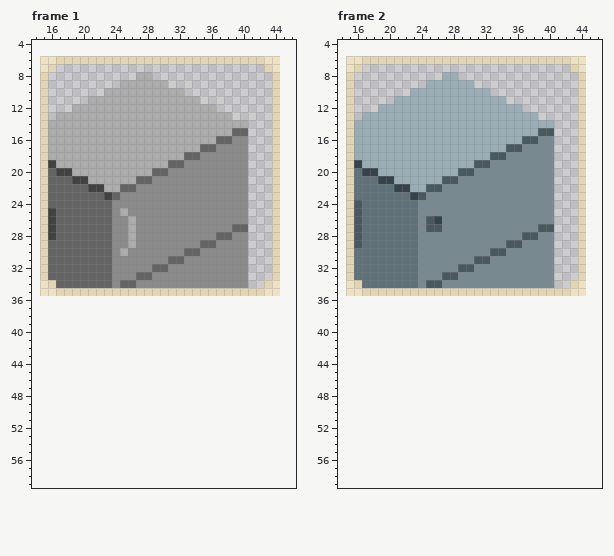
One commit to this pixel-art file: Assets/Sprites/Environment/Options/Furniture/.FridgeOption.aseprite. Above, as it was before the edit.
30x30 pixels, 3 frames. Shown: frame 1: x 14..46, y 4..59; frame 2: x 14..46, y 4..59. The old version is drawn lined up with the new one, on the new canvas. The commit also changed other frames, which this record leaves out.
Once edited:
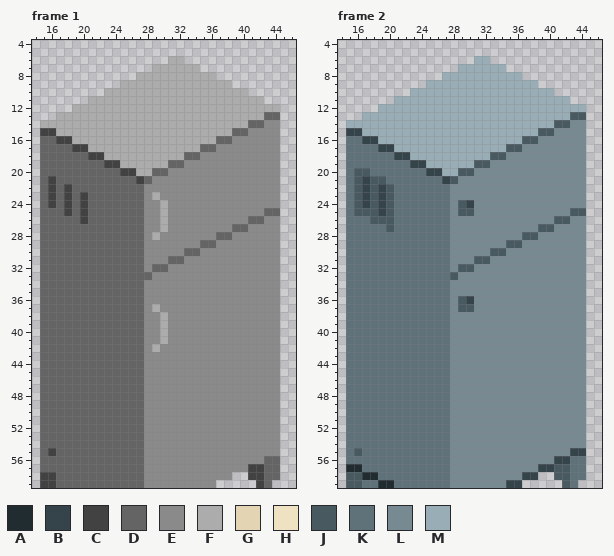
Palette (. is transparent): A #212c31  B #35444a  C #424242  D #646464  E #8a8a8a  F #acacac  G #e3d5b3  H #eee2c3  J #485960  K #5f7279  L #788a91  M #98adb5
Difference:
canvas 30x30 -> 60x60, the old top-left corner now at 15,6
Changed rows in their new state; - is an unchanged pixel.
Frame 1:
first column x 15:
 6 ................FF............
 7 ..------------FFFFFF--------..
 8 .-------------FFFFFFFF-------.
 9 .---------------FFFFFFFF-----.
10 .-----------------FFFFFFFF---.
11 .-------------------FFFFFFFF-.
12 .---------------------FFFFFFFF
13 .-----------------------FFFFDD
14 F-------------------------DDEE
15 CC------------------------EEEE
16 DDCC----------------------EEEE
17 DDDDCC--------------------EEEE
18 DDDDDDCC------------------EEEE
19 DDDDDDDDCC----------------EEEE
20 D-DDDDDDDDCC--------------EEEE
21 DC--DDDDDDDDC-------------EEEE
22 DC-C--DDDD--D-------------EEEE
23 DC-C-C--D-DDD-F-----------EEEE
24 DC-C-C---DDDD--F----------EEEE
25 DD-C-C---DDDD--F----------EEDD
26 DD---C---DDDD--F----------DDEE
27 DD-------DDDD--F----------EEEE
28 DD-------DDDD-F-----------EEEE
29 D--------DDDD-------------EEEE
30 D--------DDDD-------------EEEE
31 D--------DDDD-------------EEEE
32 D--------DDDD-------------EEEE
33 D--------DDD--------------EEEE
34 DD-------D--D-------------EEEE
35 DDDDDDDDDDDDDEEEEEEEEEEEEEEEEE
36 DDDDDDDDDDDDDEEEEEEEEEEEEEEEEE
37 DDDDDDDDDDDDDEFEEEEEEEEEEEEEEE
38 DDDDDDDDDDDDDEEFEEEEEEEEEEEEEE
39 DDDDDDDDDDDDDEEFEEEEEEEEEEEEEE
40 DDDDDDDDDDDDDEEFEEEEEEEEEEEEEE
41 DDDDDDDDDDDDDEEFEEEEEEEEEEEEEE
42 DDDDDDDDDDDDDEFEEEEEEEEEEEEEEE
43 DDDDDDDDDDDDDEEEEEEEEEEEEEEEEE
44 DDDDDDDDDDDDDEEEEEEEEEEEEEEEEE
45 DDDDDDDDDDDDDEEEEEEEEEEEEEEEEE
46 DDDDDDDDDDDDDEEEEEEEEEEEEEEEEE
47 DDDDDDDDDDDDDEEEEEEEEEEEEEEEEE
48 DDDDDDDDDDDDDEEEEEEEEEEEEEEEEE
49 DDDDDDDDDDDDDEEEEEEEEEEEEEEEEE
50 DDDDDDDDDDDDDEEEEEEEEEEEEEEEEE
51 DDDDDDDDDDDDDEEEEEEEEEEEEEEEEE
52 DDDDDDDDDDDDDEEEEEEEEEEEEEEEEE
53 DDDDDDDDDDDDDEEEEEEEEEEEEEEEEE
54 DDDDDDDDDDDDDEEEEEEEEEEEEEEEEE
55 DCDDDDDDDDDDDEEEEEEEEEEEEEEEEE
56 DDDDDDDDDDDDDEEEEEEEEEEEEEEEDD
57 DDDDDDDDDDDDDEEEEEEEEEEEEECCDD
58 CCDDDDDDDDDDDEEEEEEEEEEE--CCDD
59 CCDDDDDDDDDDDEEEEEEEEE-----CD-
Frame 2:
first column x 15:
 6 ................MM............
 7 ..------------MMMMMM--------..
 8 .-------------MMMMMMMM-------.
 9 .---------------MMMMMMMM-----.
10 .-----------------MMMMMMMM---.
11 .-------------------MMMMMMMM-.
12 .---------------------MMMMMMMM
13 .-----------------------MMMMJJ
14 M-------------------------JJLL
15 BB------------------------LLLL
16 KKBB----------------------LLLL
17 KKKKBB--------------------LLLL
18 KKKKKKBB------------------LLLL
19 KKKKKKKKBB----------------LLLL
20 KJJKKKKKKKBB--------------LLLL
21 KJBJJKKKKKKKB-------------LLLL
22 KJBJBJKKKKKKK-------------LLLL
23 KJBJBJ--KKKKK-------------LLLL
24 K-BJBJ---KKKK-JB----------LLLL
25 K-JJBJ---KKKK-JJ----------LLJJ
26 KK-JJJ---KKKK-------------JJLL
27 KK---J---KKKK-------------LLLL
28 KK-------KKKK-------------LLLL
29 KK-------KKKK-------------LLLL
30 K--------KKKK-------------LLLL
31 K--------KKKK-------------LLLL
32 K--------KKKK-------------LLLL
33 K--------KKKK-------------LLLL
34 KK-------KKKK-------------LLLL
35 KKKKKKKKKKKKKLLLLLLLLLLLLLLLLL
36 KKKKKKKKKKKKKLJBLLLLLLLLLLLLLL
37 KKKKKKKKKKKKKLJJLLLLLLLLLLLLLL
38 KKKKKKKKKKKKKLLLLLLLLLLLLLLLLL
39 KKKKKKKKKKKKKLLLLLLLLLLLLLLLLL
40 KKKKKKKKKKKKKLLLLLLLLLLLLLLLLL
41 KKKKKKKKKKKKKLLLLLLLLLLLLLLLLL
42 KKKKKKKKKKKKKLLLLLLLLLLLLLLLLL
43 KKKKKKKKKKKKKLLLLLLLLLLLLLLLLL
44 KKKKKKKKKKKKKLLLLLLLLLLLLLLLLL
45 KKKKKKKKKKKKKLLLLLLLLLLLLLLLLL
46 KKKKKKKKKKKKKLLLLLLLLLLLLLLLLL
47 KKKKKKKKKKKKKLLLLLLLLLLLLLLLLL
48 KKKKKKKKKKKKKLLLLLLLLLLLLLLLLL
49 KKKKKKKKKKKKKLLLLLLLLLLLLLLLLL
50 KKKKKKKKKKKKKLLLLLLLLLLLLLLLLL
51 KKKKKKKKKKKKKLLLLLLLLLLLLLLLLL
52 KKKKKKKKKKKKKLLLLLLLLLLLLLLLLL
53 KKKKKKKKKKKKKLLLLLLLLLLLLLLLLL
54 KKKKKKKKKKKKKLLLLLLLLLLLLLLLLL
55 KJKKKKKKKKKKKLLLLLLLLLLLLLLLBB
56 KKKKKKKKKKKKKLLLLLLLLLLLLLBBKK
57 AAKKKKKKKKKKKLLLLLLLLLLLBBJJKK
58 JJAAKKKKKKKKKLLLLLLLLLBB--JJKK
59 JJKKAAKKKKKKKLLLLLLLBB-----JK-
Pixel boxes of the changes (left, top, right, bottom) in both pictures:
changed: (40, 56, 280, 488)
changed: (346, 56, 586, 488)
